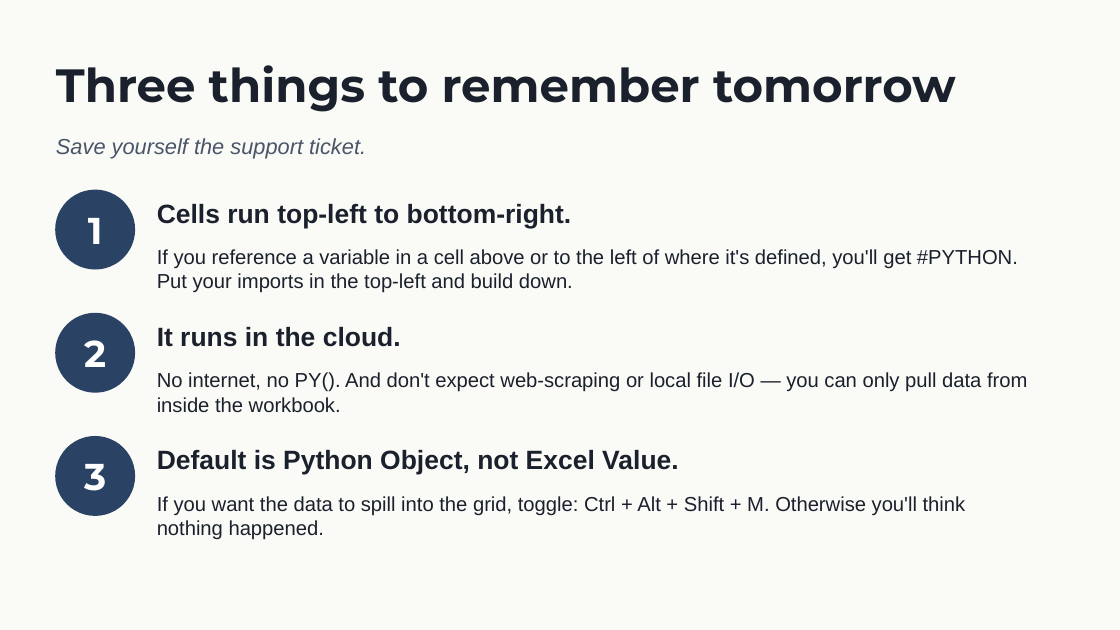
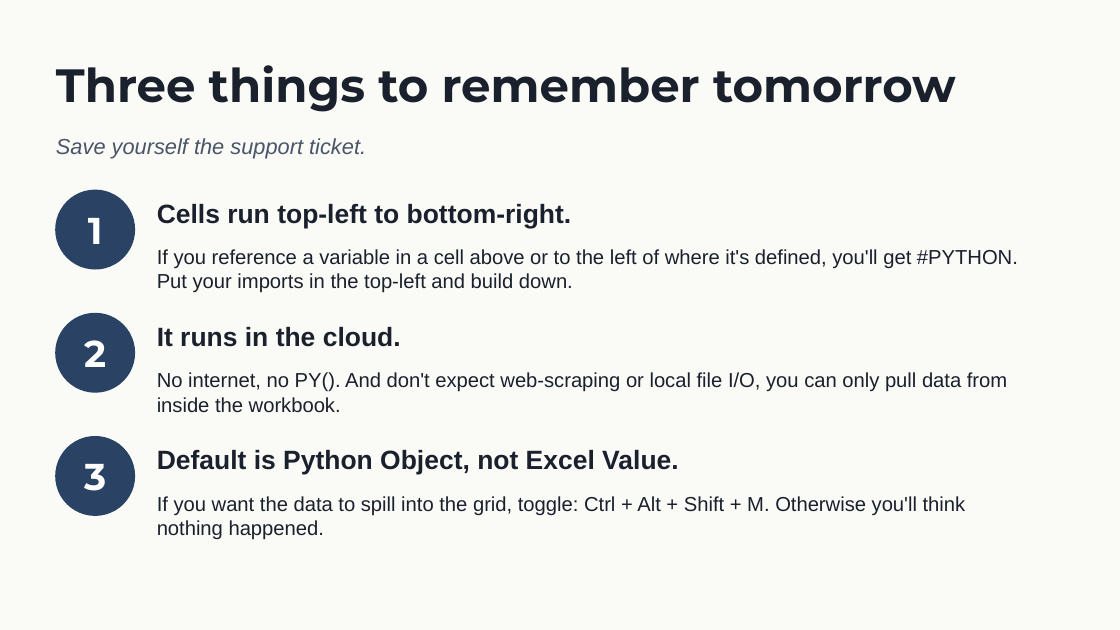
Before and after one commit to stringfestdata/python-in-excel-your-first-hour, a slide deck: slide 25 of python-in-excel-first-hour-deck.pptx. Drawn at 1120x630 pixels with LibreOffice and Linux fonts; fonts in the diff are those of the drawing. Boxes give left, top, right and bottom in pixels: in the first picture for what was removed or moved away, otherwise in the second. Text is boxed around its words. In the diff, an @@ line names an element or a change of style, - is before the commit and + after.

```diff
--- a/python-in-excel-first-hour-deck.pptx
+++ b/python-in-excel-first-hour-deck.pptx
@@ text at (157,372,1007,413): text changed @@
-No internet, no PY(). And don't expect web-scraping or local file I/O — you can only pull data from inside the workbook.
+No internet, no PY(). And don't expect web-scraping or local file I/O, you can only pull data from inside the workbook.
```
Also in this commit, not shown: 14 other slides changed, 2 other files.
